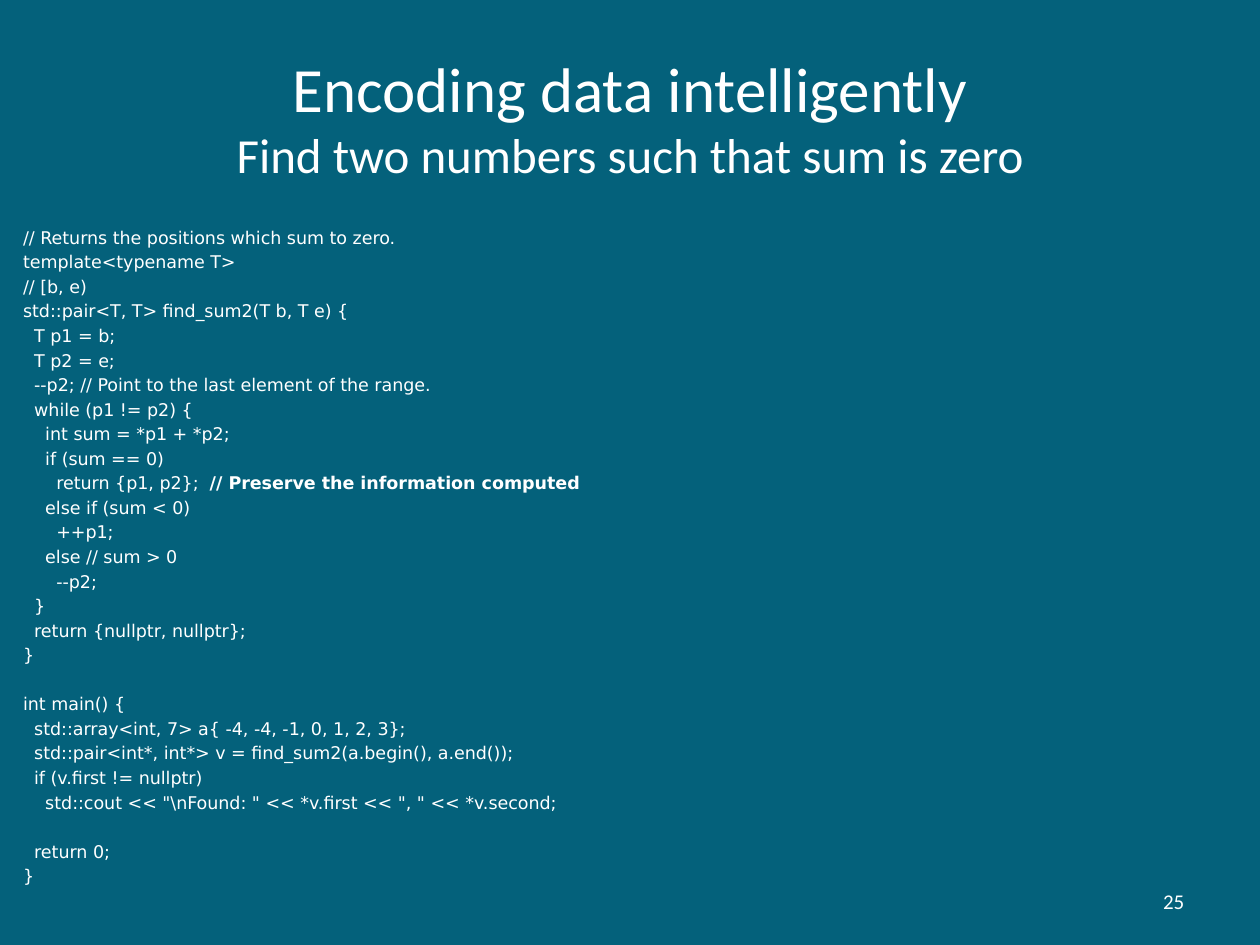
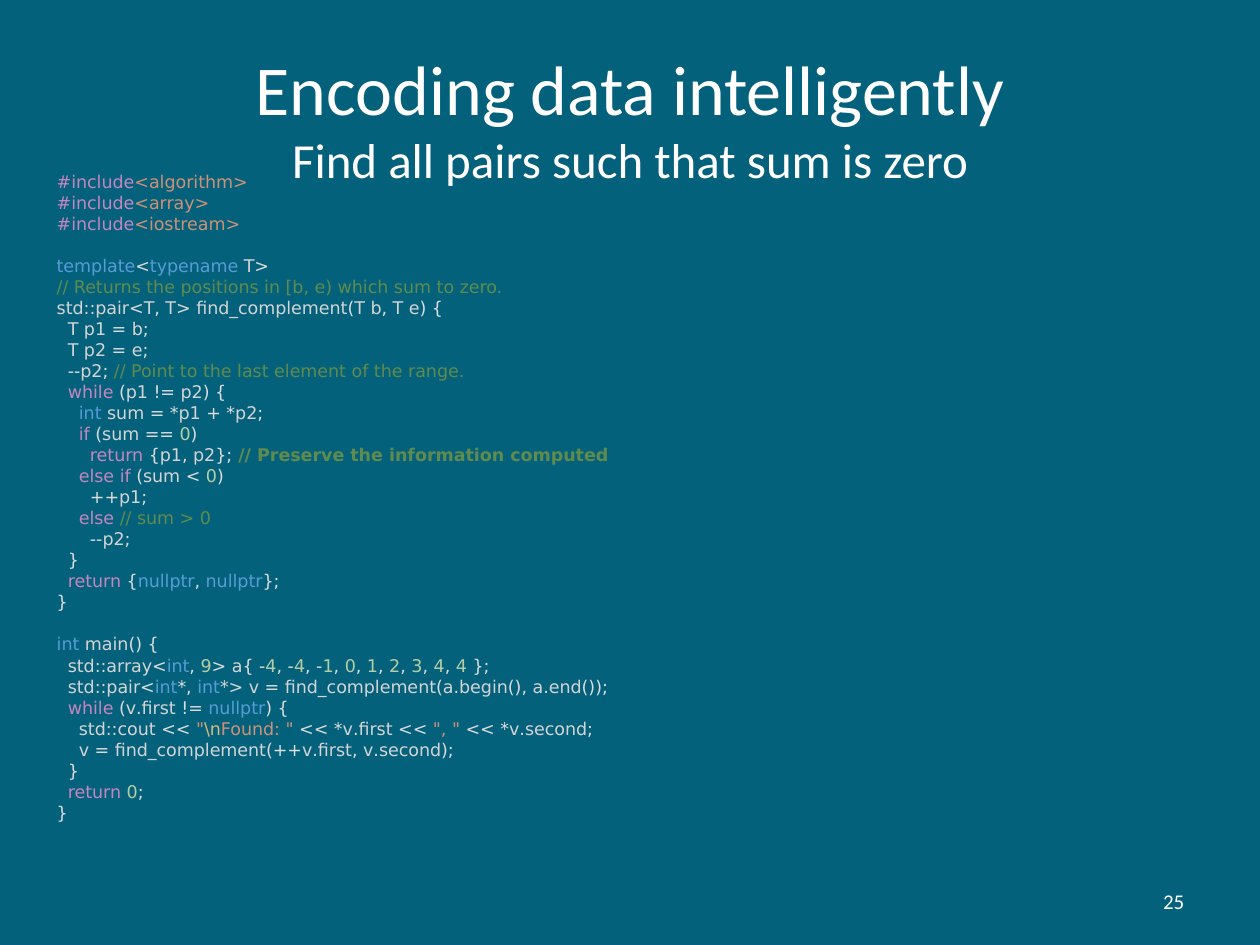
Before and after one commit to hiraditya/std-benchmark, a slide deck: slide 25 of docs/slides/slide-acm-2021-DAC-2017.pptx. Drawn at 1260x945 pixels with LibreOffice and Linux fonts; fonts in the diff are those of the drawing. Boxes give left, top, right and bottom in pixels: in the first picture for what was removed or moved away, otherwise in the second. Text is boxed around its words. In the diff, an @@ line names an element or a change of style, - is before the commit and + after.

```diff
--- a/docs/slides/slide-acm-2021-DAC-2017.pptx
+++ b/docs/slides/slide-acm-2021-DAC-2017.pptx
@@ title at box(256, 66, 1004, 186): text changed @@
-Encoding data intelligently
-Find two numbers such that sum is zero
+Encoding data intelligently
+Find all pairs such that sum is zero
@@ text "#include<algorithm>": place and size @@
-text "#include<algorithm>" at box(23, 230, 580, 811)
+text "#include<algorithm>" at box(57, 174, 608, 800)
@@ text at box(57, 174, 248, 231): text changed; text colour #FFFFFF to #CE9178 @@
-// Returns the positions which sum to zero.
+#include<algorithm>
+#include<array>
+#include<iostream>
@@ text at box(57, 259, 608, 800): text colour #FFFFFF to #569CD6 in "template<typename", "int", "{nullptr, nullptr};", "int"; text colour #FFFFFF to #DCDCDC in "template<typename T>", "= b;", "= e;", "--p2;" and 14 more places; text colour #FFFFFF to #D4D4D4 in "T>", "T p1 b;", "T p2 e;", "--p2;" and 9 more places; text colour #FFFFFF to #608B4E in "// Point to the last element of ...", "// Preserve the information computed", "// sum > 0"; text colour #FFFFFF to #C586C0 in "while", "if", "return", "else if" and 3 more places; text colour #FFFFFF to #B5CEA8 in "0)", "0)", "0;"; text colour #FFFFFF to #CE9178 in ""\nFound: " ", ""; text colour #FFFFFF to #D7BA7D in ""\nFound:"; less space between paragraphs @@
@@ text at box(57, 280, 503, 318): text changed; text colour #FFFFFF to #608B4E @@
-// [b, e)
-std::pair<T, T> find_sum2(T b, T e) {
+// Returns the positions in [b, e) which sum to zero.
+std::pair<T, T> find_complement(T b, T e) {
@@ text at box(68, 658, 608, 718): text changed; text colour #FFFFFF to #D4D4D4 @@
-std::array<int, 7> a{ -4, -4, -1, 0, 1, 2, 3};
-std::pair<int*, int*> v = find_sum2(a.begin(), a.end());
-if (v.first != nullptr)
+std::array<int, 9> a{ -4, -4, -1, 0, 1, 2, 3, 4, 4 };
+std::pair<int*, int*> v = find_complement(a.begin(), a.end());
+while (v.first != nullptr) {
@@ text at box(79, 742, 454, 760): paragraphs added @@
+v = find_complement(++v.first, v.second);
+}
```
Also in this commit, not shown: 13 other slides changed.
